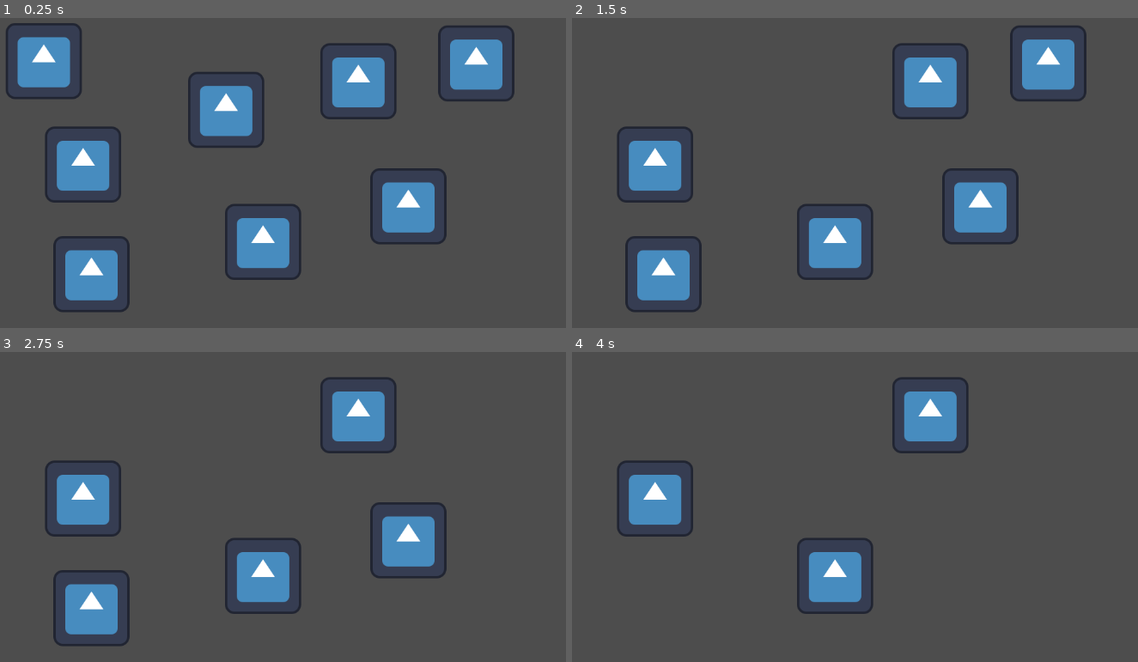
Above: before the commit, frames 1-4 (two rows, left to right).
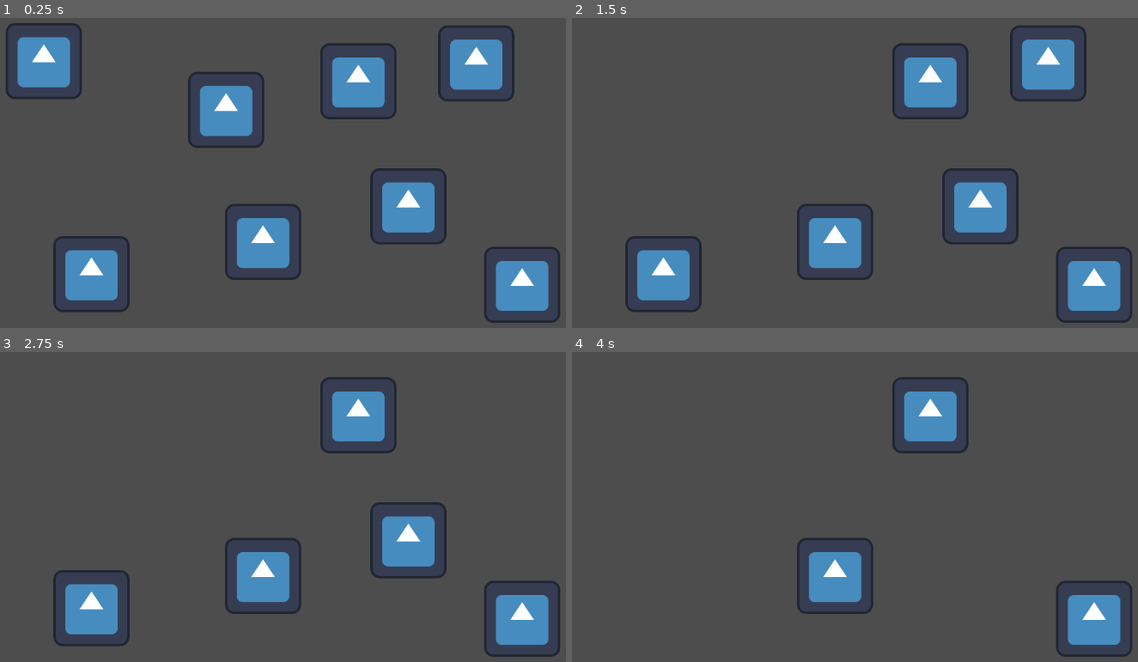
Above: after the commit, the same moments.

Repository: am1tanaka/ChangeSceneSample
Game: Godot game, scene res://am1/change_scene/demo/scenes/stage.tscn
Same seed, same stepped clock (60 frames per second), same inputs: the game is played once before the commit and once after it. This scene is started directly instead of the project's main scene. The engine's default icon, where the game draws it, is replaced by a stand-in: a white triangle on a blue panel in a dark square.
Inputs (mouse positions are in pixels of both pictures, inside the frame that each line leads up to):
- Up to frame 1 (0.25 s): no input
- Up to frame 2 (1.5 s): tap Enter at 0.5 s; move the mouse to (617, 61) at 0.52 s; click (617, 61) at 0.67 s; tap Space at 1.25 s; move the mouse to (798, 111) at 1.27 s; click (798, 111) at 1.42 s
- Up to frame 3 (2.75 s): tap Enter at 2 s; move the mouse to (475, 398) at 2.02 s; click (475, 398) at 2.17 s
- Up to frame 4 (4 s): tap Space at 2.75 s; move the mouse to (979, 541) at 2.77 s; click (979, 541) at 2.92 s; tap Enter at 3.5 s; move the mouse to (662, 609) at 3.52 s; click (662, 609) at 3.67 s

The runs differ from the first frame. In frame 1, 3.8% of the frame differs, in the area x 7-99%, y 34-99%; in frame 2, 3.8%; in frame 3, 3.8%; in frame 4, 3.8%.

Commit message:
シーン切り替え処理を一通り実装

Diff:
--- a/am1/change_scene/demo/scenes/stage.tscn
+++ b/am1/change_scene/demo/scenes/stage.tscn
@@ -26,4 +26,4 @@
 position = Vector2(714, 180)
 
 [node name="Clickable8" parent="." instance=ExtResource("1_gnma3")]
-position = Vector2(252, 320)
+position = Vector2(989, 522)
--- a/am1/change_scene/demo/scenes/title.tscn
+++ b/am1/change_scene/demo/scenes/title.tscn
@@ -1,4 +1,6 @@
-[gd_scene format=3 uid="uid://c7xjp3dv65qd6"]
+[gd_scene load_steps=2 format=3 uid="uid://c7xjp3dv65qd6"]
+
+[ext_resource type="Script" path="res://am1/change_scene/demo/scripts/title.gd" id="1_5fgcf"]
 
 [node name="Title" type="Control"]
 layout_mode = 3
@@ -7,6 +9,7 @@
 anchor_bottom = 1.0
 grow_horizontal = 2
 grow_vertical = 2
+script = ExtResource("1_5fgcf")
 
 [node name="Button" type="Button" parent="."]
 custom_minimum_size = Vector2(240, 80)
@@ -38,3 +41,5 @@
 grow_horizontal = 2
 grow_vertical = 2
 text = "シーン切り替えサンプル"
+
+[connection signal="pressed" from="Button" to="." method="_on_game_start"]
--- /dev/null
+++ b/am1/change_scene/demo/scripts/title.gd
@@ -0,0 +1,6 @@
+class_name Title
+extends Node
+
+
+func _on_game_start() -> void:
+	pass # Replace with function body.
--- a/am1/change_scene/scripts/scene_changer.gd
+++ b/am1/change_scene/scripts/scene_changer.gd
@@ -11,5 +11,176 @@
 ## unload_scene関数で、指定のシーンを解放する。シーンがないときは何もしない。
 ## すべてのシーンが解放されたら、all_scenes_unloadedシグナルを発行する。
 
-func cover_and_change_scene(cover: ScreenCoverBase, cover_seconds: float, load_scenes: LoadSceneArray):
-	pass
+## すべてのシーンの読み込みが完了したら発行するシグナル。
+signal all_scenes_loaded
+
+## すべてのシーンをシーンツリーから解除したら実行するシグナル。
+signal all_scenes_unloaded
+
+## カバーが完了したときのシグナル。カバーがないときは、読み込み終わったときに発生。
+signal covered
+
+## カバーを解除したときのシグナル。カバーがないときは、uncoverした瞬間に発行。
+signal uncovered
+
+## シーンの解放が完了したシグナル
+signal all_scenes_freed
+
+## 画面を隠す処理のインスタンス
+var _cover: ScreenCoverBase
+
+var _async_loading_scenes: Array[LoadSceneData]
+
+## 再読み込み候補のシーン
+var _reload_scenes: Array[LoadSceneData]
+
+## 解放中のノードリスト
+var _free_scenes_count :int = 0
+
+## 非同期読み込み中のシーンの数。readyが送られてきたら、減らす
+var _async_load_count : int = 0
+
+## 指定秒数でシーンをカバーして、指定のシーンを読み込む。
+func cover_and_change_scene(cover: ScreenCoverBase, cover_seconds: float, cover_color: Color, load_scenes: LoadSceneArray):
+	# 画面を覆う処理の開始
+	_cover = cover
+	_cover.cover(cover_seconds, cover_color)
+
+	# 非同期読み込み開始
+	_async_loading_scenes.clear()
+	_reload_scenes.clear()
+	for scene in load_scenes.load_scene_array:
+		_start_async_load_scene(scene)
+
+	#　カバーの完了を待つ
+	await _cover.covered
+	covered.emit()
+
+	# 不要なシーンを解放
+	_unload_unnecessary_scenes(load_scenes)
+	if _free_scenes_count > 0:
+		await all_scenes_freed
+
+	# シーンのリロード
+	for scene in _reload_scenes:
+		_async_loading_scenes.append(scene)
+		ResourceLoader.load_threaded_request(scene.scene_path)
+
+	# シーンの読み込みとシーン追加の完了待ち
+	await _wait_async_loaded_and_ready(load_scenes)
+
+	# 読み込み完了
+	all_scenes_loaded.emit()
+
+## 非同期読み込みのシーンの
+func _wait_async_loaded_and_ready(load_scenes: LoadSceneArray):
+	var loaded_scenes : Array[LoadSceneData]
+	var root := get_tree().root
+	var added_scenes : Array[Node]
+
+	# 読み込みが完了したシーンを、ルートに組み込む
+	while (_async_loading_scenes.size() > 0) || (_async_load_count > 0):
+		loaded_scenes.clear()
+
+		# 読み込み完了を確認
+		for scene in load_scenes.load_scene_array:
+			var status = ResourceLoader.load_threaded_get_status(scene.scene_path) as ResourceLoader.ThreadLoadStatus
+			if status == ResourceLoader.THREAD_LOAD_LOADED:
+				# 読み込み完了
+				loaded_scenes.append(scene)
+			elif status != ResourceLoader.THREAD_LOAD_IN_PROGRESS:
+				push_error("シーンの読み込みエラー %s" % scene.scene_path)
+				return
+
+		# 読み込みが完了していたシーンをルートへ追加する
+		for scene in loaded_scenes:
+			_async_loading_scenes.erase(scene)
+			var scene_node := ResourceLoader.load_threaded_get(scene.scene_path).instantiate() as Node
+			added_scenes.append(scene_node)
+			_async_load_count += 1
+			scene_node.ready.connect(_on_scene_ready)
+			root.add_child(scene_node)
+
+	# readyの接続を解除
+	for added_scene in added_scenes:
+		added_scene.ready.disconnect(_on_scene_ready)
+
+## シーンのreadyが完了したときに実行して、カウンターを減らす。
+func _on_scene_ready():
+	_async_load_count -= 1
+
+
+## ルートにあるシーンのうち、自動読み込みのものか、読み込み候補のうちのリロードではないもの以外を解放する。
+func _unload_unnecessary_scenes(load_scenes: LoadSceneArray) -> void:
+	_free_scenes_count = 0
+
+	var root_scenes = get_tree().root.get_children()
+	for root_scene in root_scenes:
+		if !_is_necessary_scene(root_scene, load_scenes):
+			_free_scenes_count += 1
+			root_scene.tree_exited.connect()
+			root_scene.queue_free()
+
+## シーンが解放されたときに呼び出して、解放数を減らす
+func _on_free_tree_exited() -> void:
+	_free_scenes_count -= 1
+	if _free_scenes_count == 0:
+		all_scenes_freed.emit()
+
+## 指定のルートのシーンが必要ならtrueを返す。
+func _is_necessary_scene(root_scene: Node, load_scenes: LoadSceneArray) -> bool:
+	# 自動読み込みなら必要
+	if SceneChanger.is_autoload_scene(root_scene.name):
+		return true
+
+	# 読み込みリストにある場合、is_reloadがfalseなら必要
+	for scene in load_scenes.load_scene_array:
+		if root_scene.scene_file_path == scene.scene_file_path:
+			return !scene.is_reload
+
+	# 該当しなければ不要
+	return false
+
+## 指定のシーン名が、自動読み込みのとき、trueを返す。
+func is_autoload_scene(scene_name: String) -> bool:
+	return ProjectSettings.has_setting("autoload/%s" % scene_name)
+
+## 指定の読み込むシーンデータの読み込み開始の確認と開始。
+## 読み込まれていなければ、非同期読み込みを開始して、読み込み中配列に記録。
+## 読み込まれていて、リロードのものは、リロード配列に追加。
+## 読み込まれていて、リロードしないものは処理なし。
+func _start_async_load_scene(scene: LoadSceneData) -> void:
+	# 読み込み済みかを確認
+	var node_instance := get_root_scene_with_file_path(scene.scene_path)
+
+	# なければ、非同期読み込み開始
+	if node_instance == null:
+		_async_loading_scenes.append(scene)
+		ResourceLoader.load_threaded_request(scene.file_path)
+	elif scene.is_reload:
+		# あれば、リロードならリロード候補へ追加
+		_reload_scenes.append(scene)
+
+## 指定のシーンパスから生成したシーンがルートから検索して、見つけたらノードのインスタンスを返す。
+func get_root_scene_with_file_path(path: String) -> Node:
+	var root_scenes = get_tree().root.get_children()
+
+	for root_scene in root_scenes:
+		if root_scene.scene_file_path == path:
+			return root_scene
+
+	return null
+
+## 画面を隠していたら、指定の秒数で解除する。
+func uncover(uncover_seconds: float):
+	if _cover == null:
+		uncovered.emit()
+		return
+
+	_cover.uncovered.connect(_on_uncovered)
+	_cover.uncover(uncover_seconds)
+
+## カバーが解除されたときの処理
+func _on_uncovered():
+	_cover.uncovered.disconnect(_on_uncovered)
+	uncovered.emit()
--- /dev/null
+++ b/am1/change_scene/tests/test_change_scene.gd
@@ -0,0 +1,88 @@
+extends GutTest
+
+## シーン切り替えテスト
+
+const TITLE_SCENE := preload("res://am1/change_scene/demo/scenes/title.tscn")
+
+@onready var _title
+
+var _all_scenes_loaded_count := 0
+var _all_scenes_unloaded_count := 0
+
+func before_each():
+	_title = TITLE_SCENE.instantiate()
+	get_tree().root.add_child(_title)
+
+func after_each():
+	_title.free()
+	_title = null
+
+func test_fundamental() -> void:
+
+	SceneChanger.all_scenes_loaded.connect(_all_scenes_loaded)
+	SceneChanger.all_scenes_unloaded.connect(_all_scenes_loaded)
+	var title = _title as Title
+	title._on_game_start()
+
+	# ゲーム開始のシーンの読み込み完了待ち
+	await SceneChanger.all_scenes_loaded
+	assert_eq(_all_scenes_loaded_count, 1, "ゲームシーンの読み込み完了")
+
+	# ゲームの起動を確認
+	await SceneChanger.uncovered
+
+	# いくつか、消す
+	var clickable = get_node("/root/Stage/Clickable")
+	clickable.queue_free()
+
+	clickable = get_node("/root/Stage/Clickable3")
+	clickable.queue_free()
+
+	clickable = get_node("/root/Stage/Clickable5")
+	clickable.queue_free()
+
+	clickable = get_node("/root/Stage/Clickable7")
+	clickable.queue_free()
+	await wait_seconds(1)
+
+	assert_eq(get_node("/root/Stagte").get_child_count(), 4, "4つ消した")
+
+	# リトライ
+	var retry = get_node("/root/GameUi/HSplitContainer/RetryButton")
+	assert_not_null(retry, "リトライボタン")
+	retry._on_retry()
+
+	# カバー解除待ち
+	await SceneChanger.uncovered
+	var stage = get_node("/root/Stage/")
+	assert_eq(stage.get_child_count(), 8, "8つに復活")
+
+	# タイトルヘ
+	var title_button = get_node("/root/GameUi/HSplitContainer/TitleButton")
+	assert_not_null(title_button, "タイトルボタン")
+	title_button._on_to_title()
+
+	# カバー解除待ち
+	await SceneChanger.uncovered
+
+	# タイトル
+	title = get_node("/root/Title")
+	assert_null(get_node("root/GameUi"))
+	assert_not_null(title, "タイトル読み込み")
+	title._on_game_start()
+
+	# カバー解除待ち
+	await SceneChanger.uncovered
+
+	# ゲームシーン
+	assert_not_null(get_node("/root/GameUi"))
+	stage = get_node("/root/Stage")
+	assert_not_null(stage)
+	assert_eq(stage.get_child_count(), 8, "子供が8つ")
+
+
+func _all_scenes_loaded() ->void :
+	_all_scenes_loaded_count += 1
+
+func _all_scenes_unloaded() ->void :
+	_all_scenes_unloaded_count += 1
